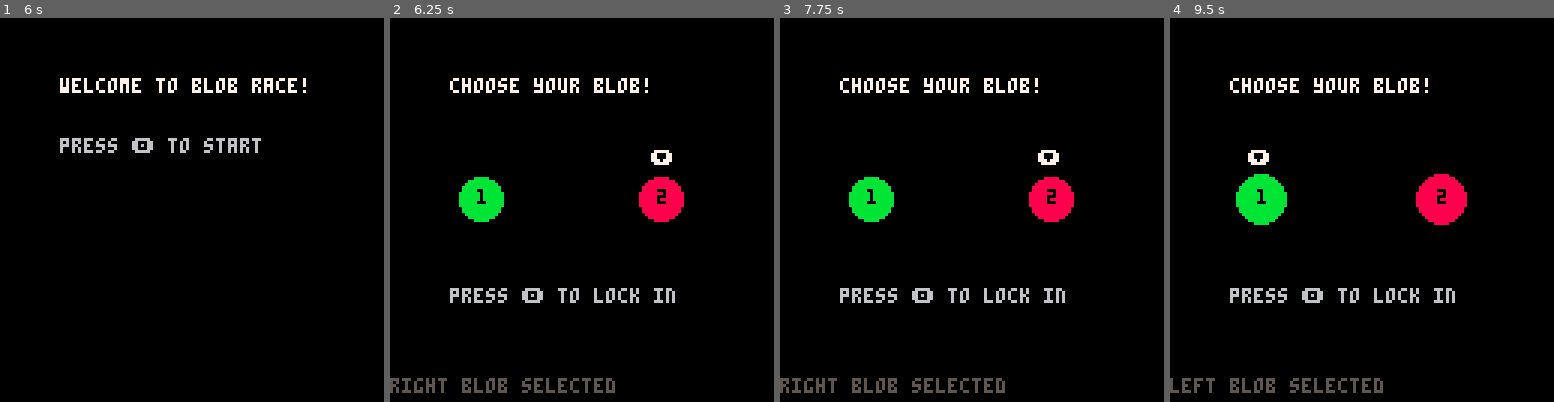
Above: before the commit, frames 1-4 (left to right).
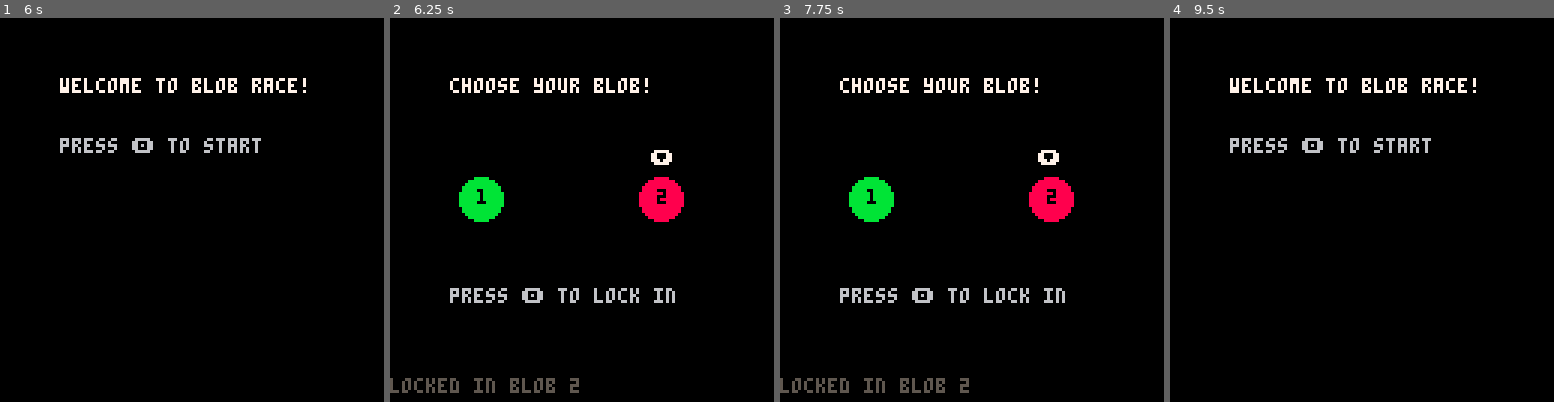
Above: after the commit, the same moments.

Repository: geopet/formula-blob
Game: PICO-8 cartridge blob_race.p8
The game is run twice, just before and just after one commit, with the same random seed, the same clock (stepped at 60 frames per second) and the same inputs.
Inputs:
- Up to frame 1 (6 s): tap O (Z key) at 0.7, 1.7, 2.1, 2.5, 2.9, 3.3, 3.7, 4.1, 4.5, 4.9, 5.3, 5.7 s; hold Right 1.6-2.1 s; hold Right 2.47-3.03 s; hold Left 3.08-3.58 s; hold Right 4.02-4.68 s; hold Left 5.08-5.68 s
- Up to frame 2 (6.25 s): hold Right from 6.08 s (still down); tap O (Z key) at 6.1 s
- Up to frame 3 (7.75 s): tap O (Z key) every 0.4 s from 6.5 to 7.7 s; release Right at 6.58 s; hold Right 6.63-7.13 s; hold Right from 7.5 s (still down)
- Up to frame 4 (9.5 s): release Right at 8.07 s; tap O (Z key) every 0.4 s from 8.1 to 9.3 s; hold Left 8.12-8.62 s; hold Right from 9.05 s (still down)

Frame 1 is identical in both runs. In frame 2, 0.9% of the frame differs, in the area x 0-59%, y 93-98%; in frame 3, 0.9%; in frame 4, 6.3%, in the area x 0-80%, y 15-98%.

Commit message:
feat(audio): add locked_in sfx
I'm adding a locked in sound effect here, which will chime as soon as
the player chooses their blob.

Diff:
--- a/blob_race.p8
+++ b/blob_race.p8
@@ -32,10 +32,14 @@
             selected_blob = 2
             sfx(0)
             log_msg = "right blob selected"
-        end
-
-        if (btnp(4)) then
-            state = "racing"
+        elseif (btnp(4)) then
+            if selected_blob != 0 then
+                sfx(1)
+                log_msg = "locked in blob " .. selected_blob
+                state = "racing"
+            else
+                log_msg = "please select a blob first"
+            end
         end
     elseif (state == "racing") then
         if (btnp(4)) then
Not shown, changed: the sound effects (__sfx__) section of blob_race.p8
